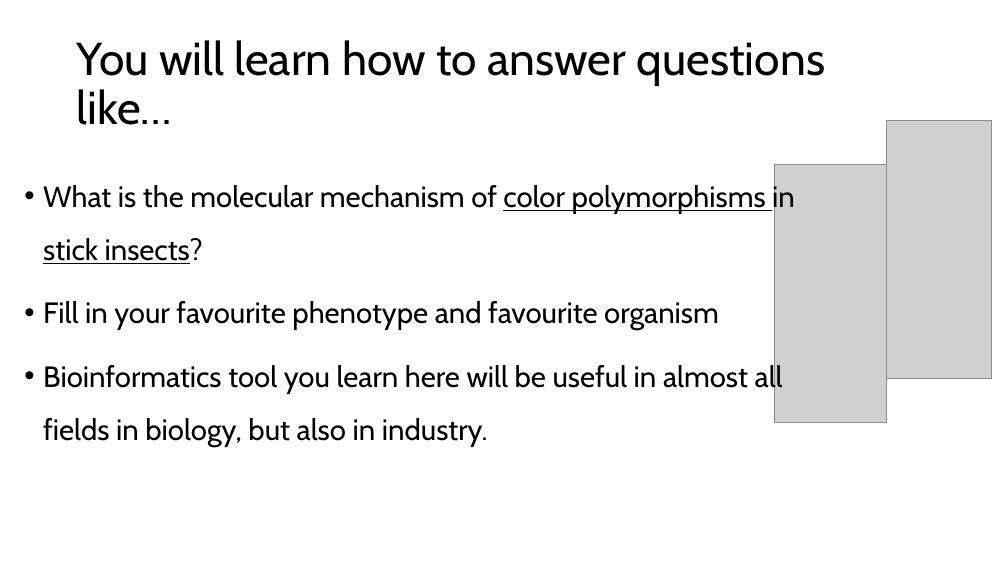
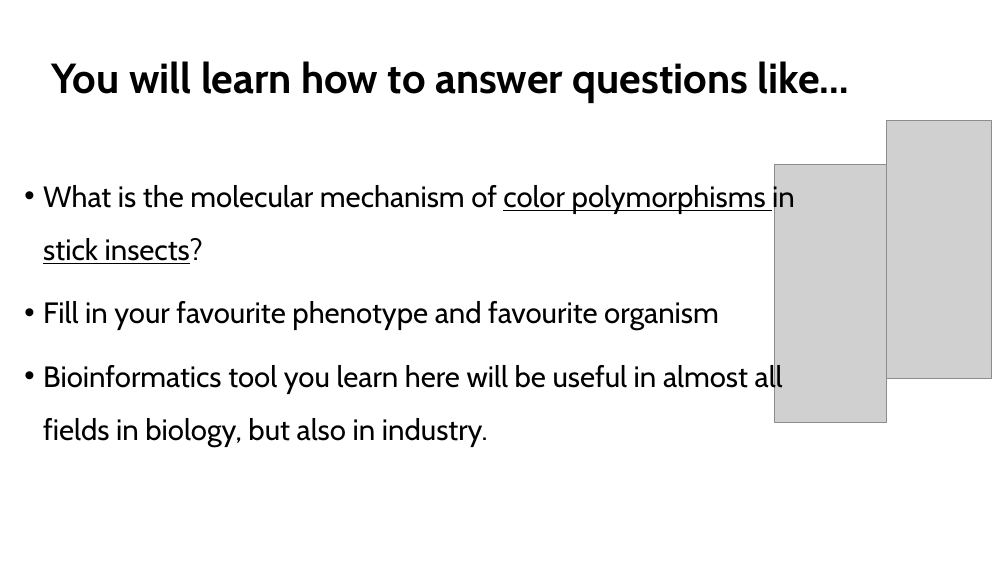
Before and after one commit to mishapaauw/molecular-data-analysis, a slide deck: slide 2 of lectures/0_course_introduction.pptx. Drawn at 1008x567 pixels with LibreOffice and Linux fonts; fonts in the diff are those of the drawing; grey boxes stand for pictures. Boxes give left, top, right and bottom in pixels: in the first picture for what was removed or moved away, otherwise in the second. Text is boxed around its words. In the diff, an @@ line names an element or a change of style, - is before the commit and + after.

Commit message:
updates to dataviz lecture

```diff
--- a/lectures/0_course_introduction.pptx
+++ b/lectures/0_course_introduction.pptx
@@ title "You will learn how to ...": place and size @@
-title "You will learn how to ..." at bbox=[77, 40, 825, 125]
+title "You will learn how to ..." at bbox=[51, 61, 849, 103]
@@ title "You will learn how to ..." at bbox=[51, 61, 849, 103]: size 44 to 40 pt, bold on @@
```
Also in this commit, not shown: 2 other files.
